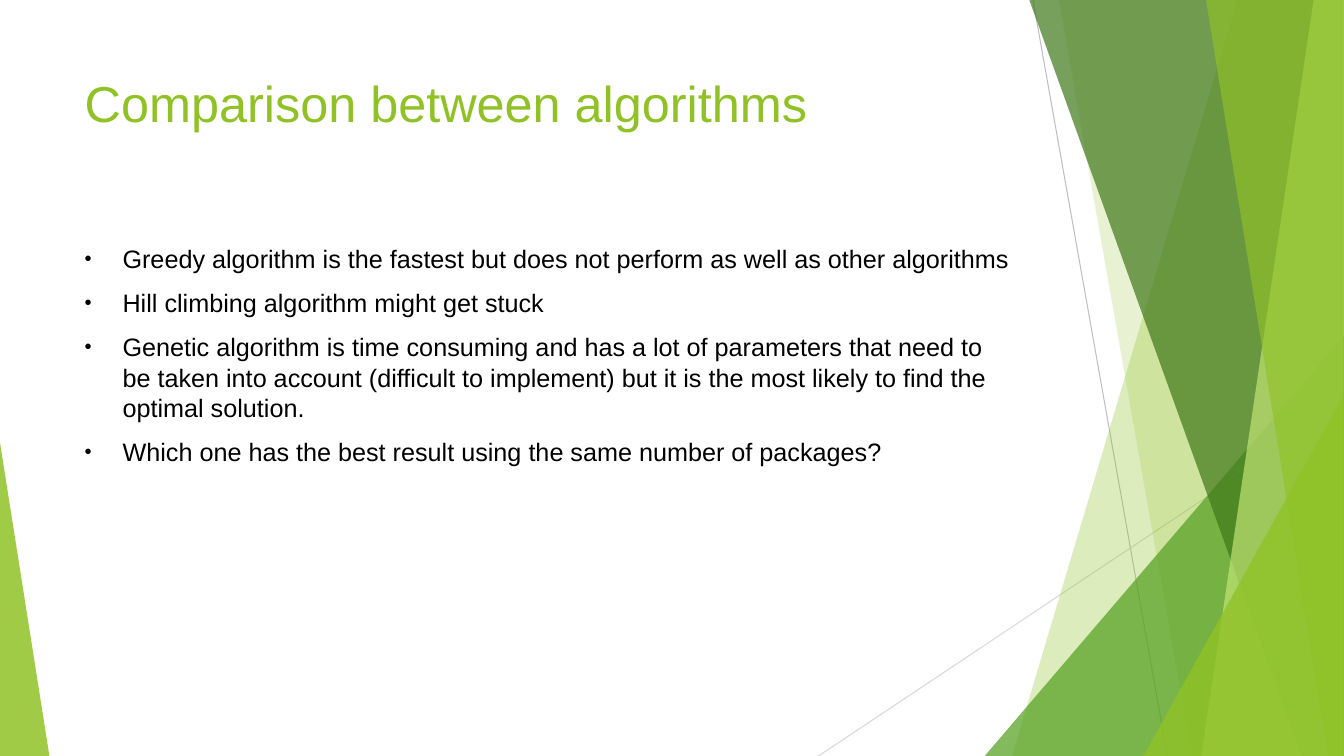
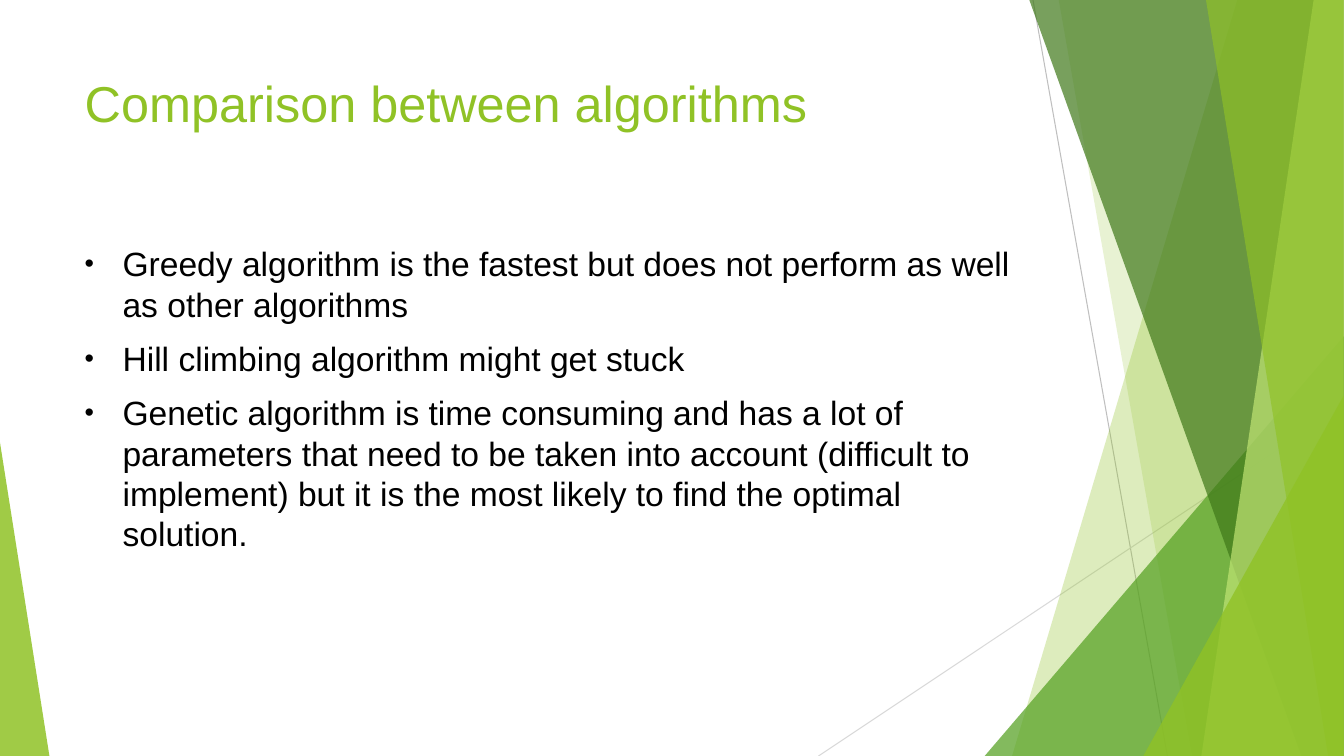
Before and after one commit to swengeler/PP3, a slide deck: slide 16 of Report, presentation and related stuff/Knapsack_problem.pptx. Drawn at 1344x756 pixels with LibreOffice and Linux fonts; fonts in the diff are those of the drawing. Boxes give left, top, right and bottom in pixels: in the first picture for what was removed or moved away, otherwise in the second. Text is boxed around its words. In the diff, an @@ line names an element or a change of style, - is before the commit and + after.

Commit message:
Hill climbing and presentation latest version

```diff
--- a/Report, presentation and related stuff/Knapsack_problem.pptx
+++ b/Report, presentation and related stuff/Knapsack_problem.pptx
@@ text "Greedy algorithm is the fastest ..." at [123, 251, 1010, 547]: size 18 to 24 pt @@
@@ text at [123, 442, 881, 467]: paragraph removed @@
-• Which one has the best result using the same number of packages?
```
Also in this commit, not shown: 5 other slides changed, 1 other file.
